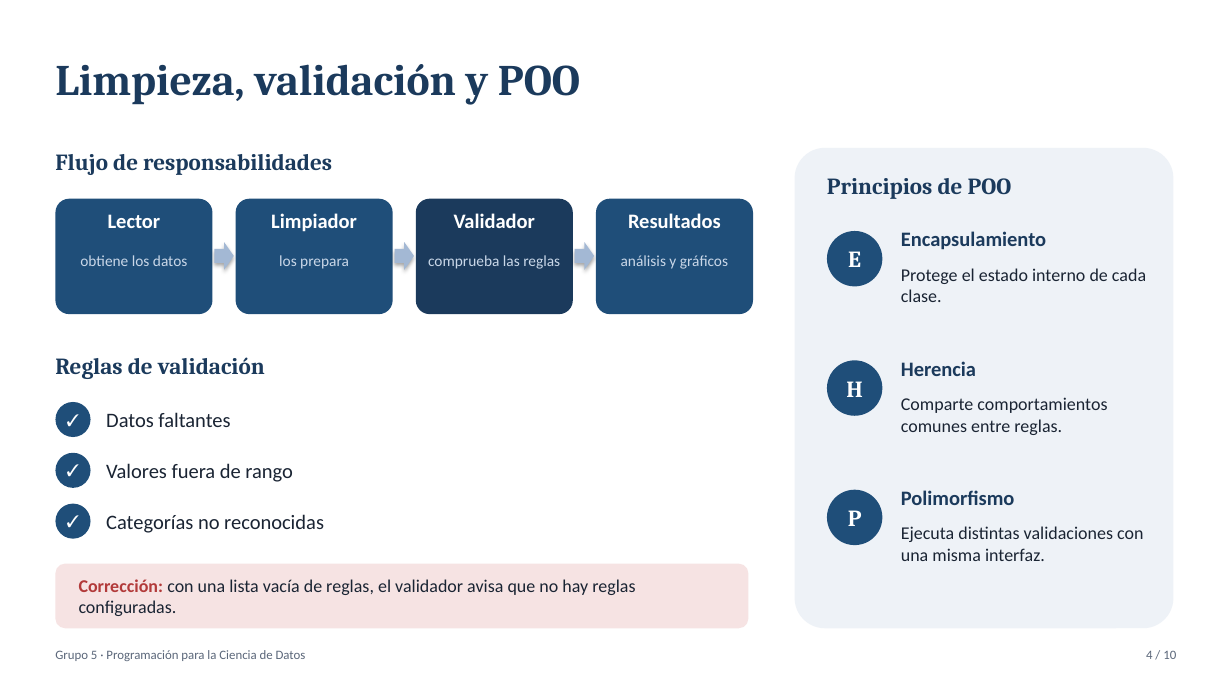
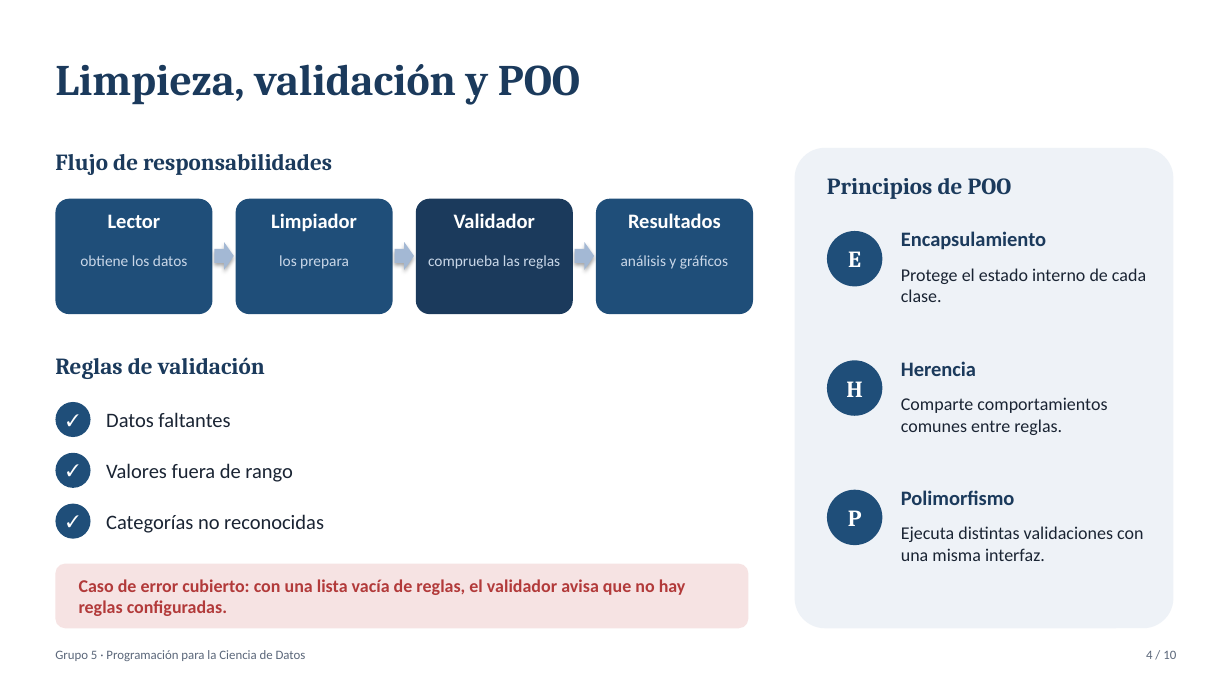
Before and after one commit to vbravo29/mcdi500-licitaciones-salud, a slide deck: slide 4 of docs/presentacion_f4_grupo_5.pptx. Drawn at 1232x693 pixels with LibreOffice and Linux fonts; fonts in the diff are those of the drawing. Boxes give left, top, right and bottom in pixels: in the first picture for what was removed or moved away, otherwise in the second. Text is boxed around its words. In the diff, an @@ line names an element or a change of style, - is before the commit and + after.

```diff
--- a/docs/presentacion_f4_grupo_5.pptx
+++ b/docs/presentacion_f4_grupo_5.pptx
@@ text at <box>79,579,686,616</box>: text changed; text colour #1A2433 to #B23A3A; bold on @@
-Corrección: con una lista vacía de reglas, el validador avisa que no hay reglas configuradas.
+Caso de error cubierto: con una lista vacía de reglas, el validador avisa que no hay reglas configuradas.
```
Also in this commit, not shown: 5 other slides changed, 3 other files.
